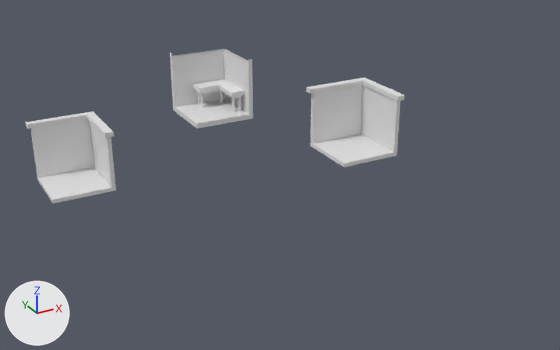
A saved change to the Blender file 1_hyerin.blend.
Both versions are drawn from a 50 mm camera at (-5.54, -24.68, 11.0) aimed at (5.28, -5.0, 1.16). The axes (+X, +Y, +Z) are drawn at lower left. The lights are the same throughout.
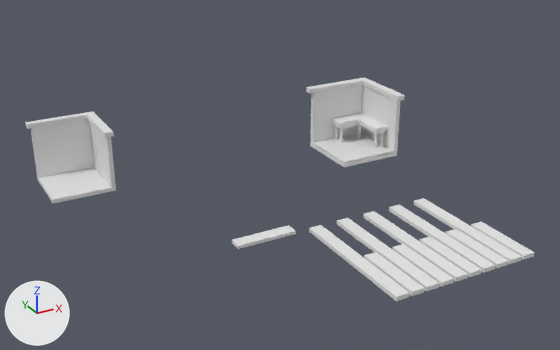
What differs and where, as boxes (x1, y1, x2, y2) in the pictures (560 x 350 px):
'Cube.003', reshaped, moved, rescaled, modifiers changed, turned: before (170, 53, 252, 63); after (309, 198, 522, 301)
'Cube.004', reshaped, moved, rescaled, turned: before (170, 49, 253, 119); after (232, 225, 296, 249)
'Cube.007', added: after (364, 222, 535, 296)
'floor', moved: before (175, 99, 249, 124); after (313, 133, 394, 163)
'leg', moved: before (193, 79, 244, 99); after (331, 113, 388, 135)
'maru', deleted: before (175, 108, 250, 128)
'Cylinder.001', moved: before (238, 98, 241, 111); after (380, 134, 383, 147)
'Cylinder.002', moved: before (201, 94, 204, 107); after (340, 129, 343, 142)
'Cylinder.003', moved: before (197, 92, 200, 105); after (335, 127, 338, 139)
part 1 of me_cube_011, added: after (309, 198, 522, 301)
'Cube.005', unchanged, covered by the edit: before (313, 134, 394, 167); after (313, 144, 394, 167)

The edits, one by one:
me_cube_009 is used by ob_cube_004; location (6.0, -0.61, 2.87); rotation (0.0, 1.571, 0.0), in degrees (0, 90, 0); scale (1.0, 1.0, 0.07).
me_cube_009 had 20 vertices, 14 faces and spanned x -1.0..1.0, y -1.0..1.2, z -29.4..1.0.
me_cube_009 no longer uses material mat_material_008 (white #e7e7e7).
me_cube_009 now has 8 vertices, 6 faces and spans x -1.5..0.5, y -2.7..-0.7, z 1.3..1.4.
me_cube_009 part 2: the whole mesh is rebuilt.
me_cube_011 has 8 vertices, 2 faces and spans x -1.1..-1.0, y -1.0..1.2, z -29.4..1.0.
me_cube_011 is used by ob_cube_003; location (6.0, -0.61, 2.87); rotation (0.0, 1.571, 0.0), in degrees (0, 90, 0); scale (1.0, 1.0, 0.07).
me_cube_011 no longer uses material mat_material_008 (white #e7e7e7).
me_cube_011 part 1: a new loose piece, a box spanning x -1.51..0.49, y -2.67..-0.67, z 1.32..1.42.
Mesh me_cube_004 is new.
It is a box spanning x -1.51..0.49, y -2.67..-1.67, z 1.32..1.42.
Object 'maru' (ob_maru) is deleted.
Object 'Cube.004' (ob_cube_004) turns from (0, 90, 0) to (0, 0, 0) degrees about x, y and z.
Object 'Cube.004' (ob_cube_004) moves from (6.0, -0.61, 2.87) to (4.77, -6.22, -1.75).
Object 'Cube.004' (ob_cube_004) is rescaled from (1.0, 1.0, 0.07) to (1.0, -0.221, 1.0).
Object 'Cube.003' (ob_cube_003) turns from (0, 90, 0) to (0, 0, 0) degrees about x, y and z.
Object 'Cube.003' (ob_cube_003) moves from (6.0, -0.61, 2.87) to (6.29, -4.17, -2.42).
Object 'Cube.003' (ob_cube_003) is rescaled from (1.0, 1.0, 0.07) to (0.218, 2.32, 1.32).
Object 'Cube.003' (ob_cube_003) gains a ARRAY modifier named 'Array'.
Modifier setting: count = 5.
Modifier setting: relative_offset_displace = (2.4, 0.0, 0.0).
Object 'floor' (ob_floor) moves from (0.11, 0.33, 0.0) to (3.79, -3.2, -0.85).
Object 'leg' (ob_leg) moves from (0.0, 0.0, 0.0) to (3.68, -3.5, -0.85).
Object 'Cylinder' (ob_cylinder) moves from (6.89, -1.82, 2.31) to (10.57, -5.32, 1.46).
Object 'Cylinder.001' (ob_cylinder_001) moves from (7.1, -1.88, 2.35) to (10.78, -5.38, 1.5).
Object 'Cylinder.002' (ob_cylinder_002) moves from (6.13, -0.84, 2.44) to (9.81, -4.35, 1.59).
Object 'Cylinder.003' (ob_cylinder_003) moves from (6.13, -0.54, 2.44) to (9.81, -4.04, 1.59).
Object 'Cylinder.004' (ob_cylinder_004) moves from (6.88, -0.84, 2.44) to (10.56, -4.35, 1.59).
Object 'Cube.007' (ob_cube_007) is new; it shows me_cube_004.
Its location is (6.81, -4.17, -2.42).
Its scale is (0.218, 2.32, 1.32).
It gains a ARRAY modifier named 'Array'.
Modifier setting: count = 5.
Modifier setting: relative_offset_displace = (2.4, 0.0, 0.0).
